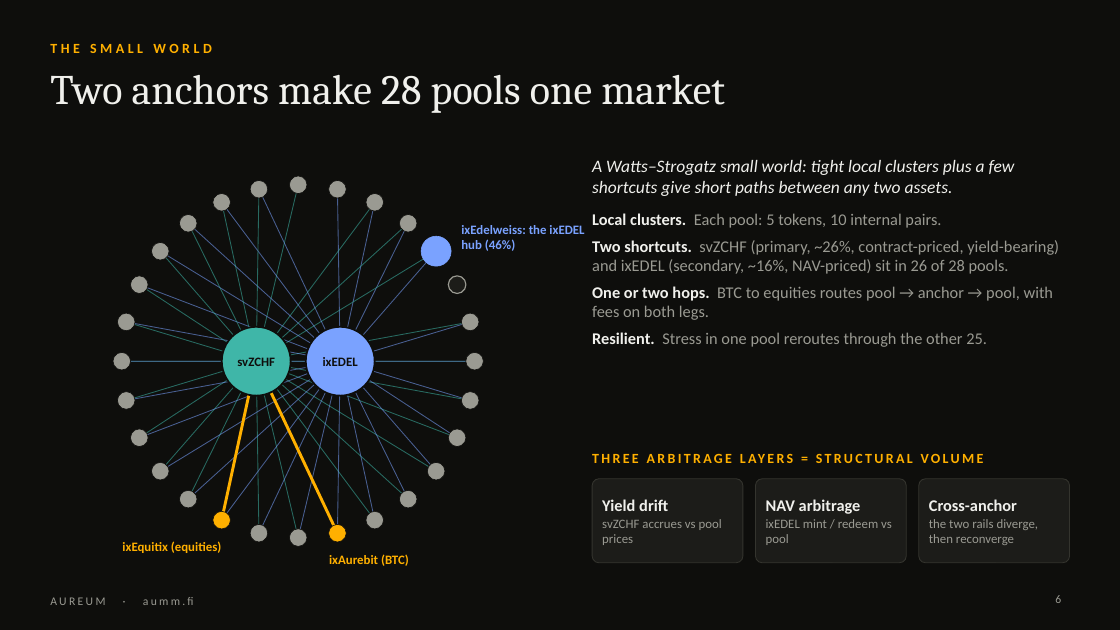
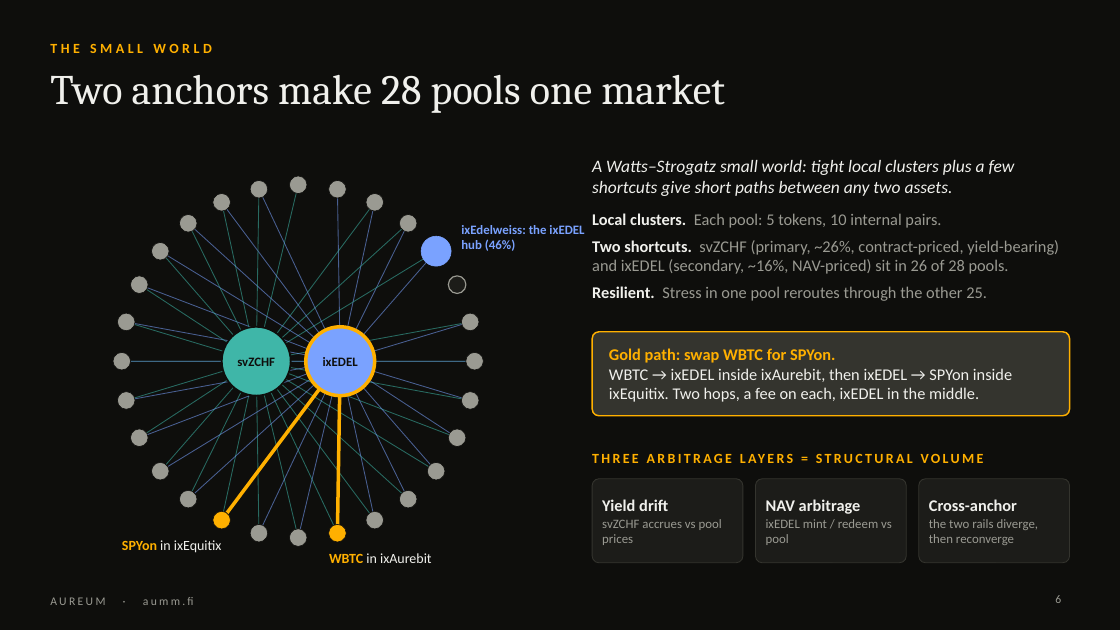
Before and after one commit to aummfi-bit/aumm-site, a slide deck: slide 6 of decks/Aureum_Intro_Nevin.pptx. Drawn at 1120x630 pixels with LibreOffice and Linux fonts; fonts in the diff are those of the drawing. Boxes give left, top, right and bottom in pixels: in the first picture for what was removed or moved away, otherwise in the second. Text is boxed around its words. In the diff, an @@ line names an element or a change of style, - is before the commit and + after.

```diff
--- a/decks/Aureum_Intro_Nevin.pptx
+++ b/decks/Aureum_Intro_Nevin.pptx
@@ text at bbox=[592, 286, 1054, 320]: paragraph removed @@
-• One or two hops. BTC to equities routes pool → anchor → pool, with fees on both legs.
@@ ellipse "ixEDEL" at bbox=[306, 327, 375, 396]: outline #0E0E0C 1.5 pt to #FFB000 3 pt @@
@@ rounded rectangle added at bbox=[592, 332, 1070, 416], fill #34342E, outline #FFB000 1.25 pt @@
@@ text added at bbox=[609, 348, 1012, 402], 14 pt, text #F0F0EC @@
+Gold path: swap WBTC for SPYon.
+WBTC → ixEDEL inside ixAurebit, then ixEDEL → SPYon inside ixEquitix. Two hops, a fee on each, ixEDEL in the middle.
@@ line moved from (222, 520) - (256, 361) to (222, 520) - (340, 361) @@
@@ line (222, 520) - (340, 361): stroke #FFB000 2.5 pt to #FFB000 3 pt @@
@@ line moved from (256, 361) - (338, 534) to (338, 534) - (340, 361) @@
@@ line (338, 534) - (340, 361): stroke #FFB000 2.5 pt to #FFB000 3 pt @@
@@ text at bbox=[122, 540, 222, 553]: text changed; size 11 to 12 pt; text colour #FFB000 to #F0F0EC; bold off @@
-ixEquitix (equities)
+SPYon in ixEquitix
@@ text at bbox=[329, 553, 432, 563]: text changed; size 11 to 12 pt; text colour #FFB000 to #F0F0EC; bold off @@
-ixAurebit (BTC)
+WBTC in ixAurebit
```
Also in this commit, not shown: 1 other slide changed, 1 other file.
